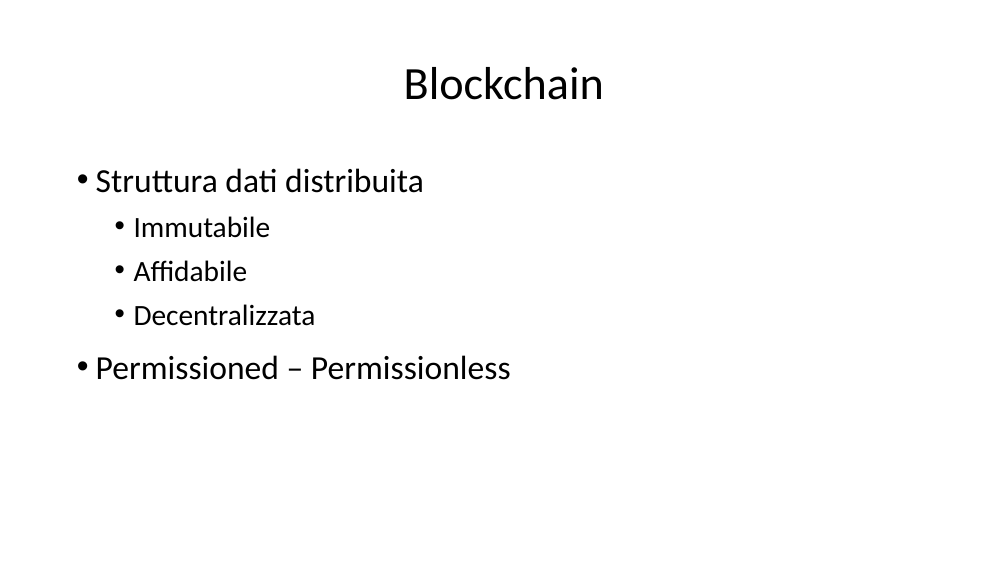
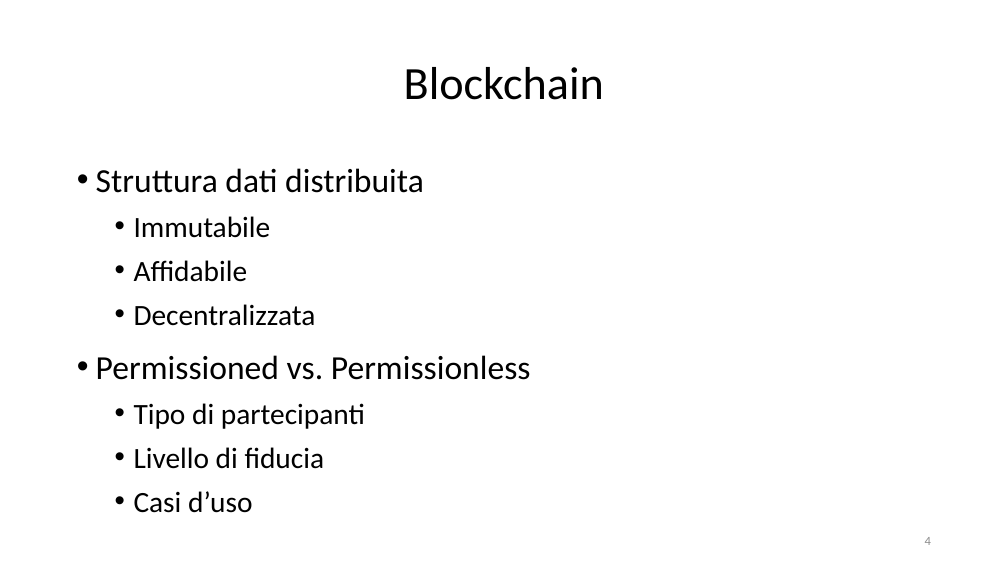
Before and after one commit to dmell/FinalDissertation_BSc, a slide deck: slide 4 of 186893-MelottiDamiano.pptx (slide 5 before the commit). Drawn at 1008x567 pixels with LibreOffice and Linux fonts; fonts in the diff are those of the drawing. Boxes give left, top, right and bottom in pixels: in the first picture for what was removed or moved away, otherwise in the second. Text is boxed around its words. In the diff, an @@ line names an element or a change of style, - is before the commit and + after.

Commit message:
Added final presentation

```diff
--- a/186893-MelottiDamiano.pptx
+++ b/186893-MelottiDamiano.pptx
@@ text at bbox=[96, 355, 531, 513]: text changed; size 32 to 28 pt @@
-• Permissioned – Permissionless
+• Permissioned vs. Permissionless
+  • Tipo di partecipanti
+  • Livello di fiducia
+  • Casi d’uso
@@ page number added at bbox=[925, 537, 931, 545], 12 pt, text #8C8C8C @@
+4
```
Also in this commit, not shown: 7 other slides changed, 7 slides added, 4 slides removed, 1 other file.
